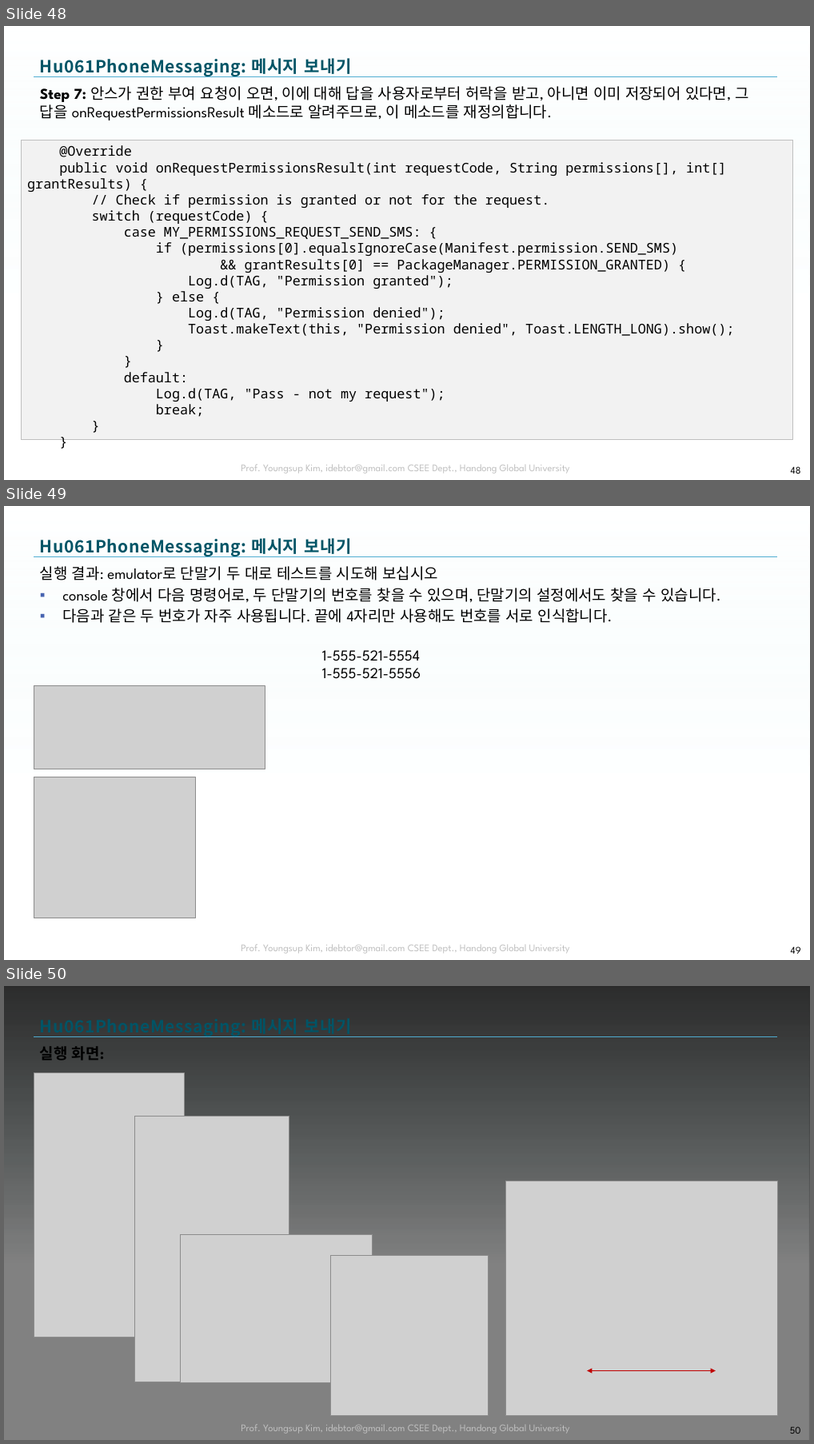
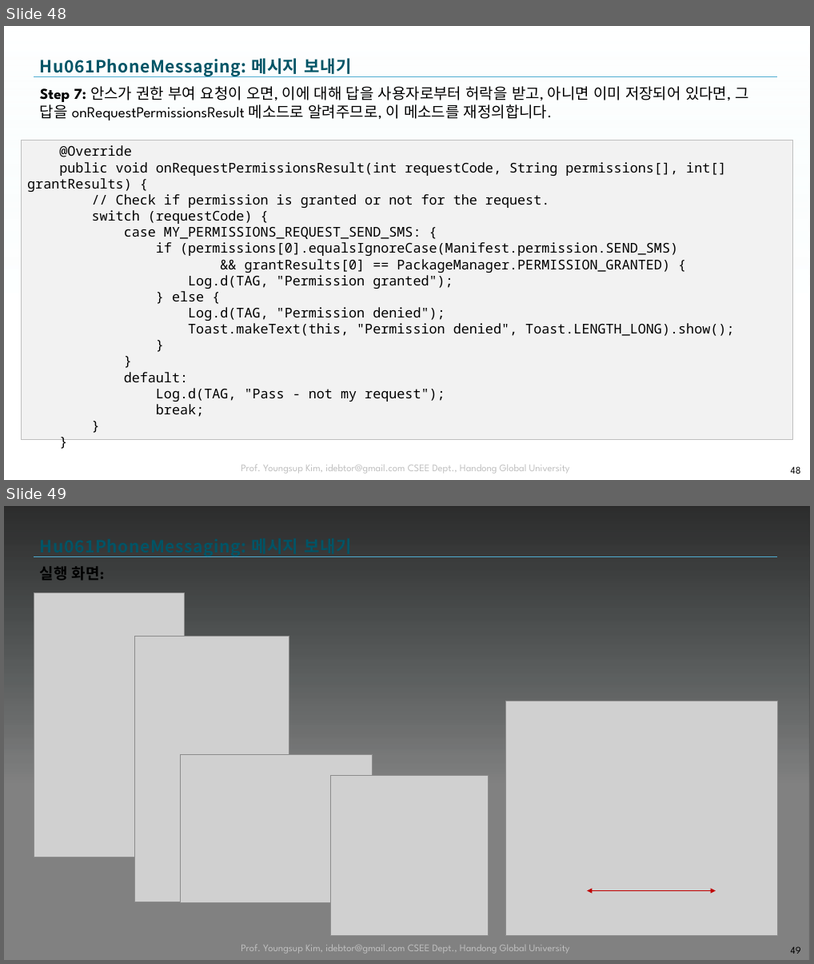
Before and after one commit to tae7841/HuStarAS, a slide deck: ppts/06Service.pptx. Shown one above the other, each under a label of ours: slides 48, 49 and 50 before the commit, slides 48 and 49 after it. The pictures are 814x1444 and 814x964 pixels, drawn with LibreOffice and Linux fonts; fonts in the diff are those of the drawing; grey boxes stand for pictures; background and template pictures are left out; a plain dark background stands for a picture behind light text. Boxes give left, top, right and bottom in pixels: in the first picture for what was removed or moved away, otherwise in the second. Text is boxed around its words. In the diff, an @@ line names an element or a change of style, - is before the commit and + after.

```diff
--- a/ppts/06Service.pptx
+++ b/ppts/06Service.pptx
@@ slide 49 removed at bbox=[4, 506, 810, 960], background picture (left out); not listed: 3 template elements that a slide beside it also shows @@
@@ title removed at bbox=[40, 538, 351, 556] @@
-Hu061PhoneMessaging: 메시지 보내기
@@ text removed at bbox=[40, 566, 721, 623] @@
-실행 결과: emulator로 단말기 두 대로 테스트를 시도해 보십시오
-▪ console 창에서 다음 명령어로, 두 단말기의 번호를 찾을 수 있으며, 단말기의 설정에서도 찾을 수 있습니다.
-▪ 다음과 같은 두 번호가 자주 사용됩니다. 끝에 4자리만 사용해도 번호를 서로 인식합니다.
@@ text removed at bbox=[322, 650, 421, 679] @@
-1-555-521-5554
-1-555-521-5556
@@ picture removed at bbox=[34, 685, 266, 768] @@
@@ picture removed at bbox=[34, 777, 196, 918] @@
@@ page number removed at bbox=[791, 946, 802, 953] @@
-49
@@ what was slide 50 is now slide 49 @@
@@ page number at bbox=[791, 946, 802, 953]: text changed @@
-50
+49
```
Also in this commit, not shown: 1 slide changed.
